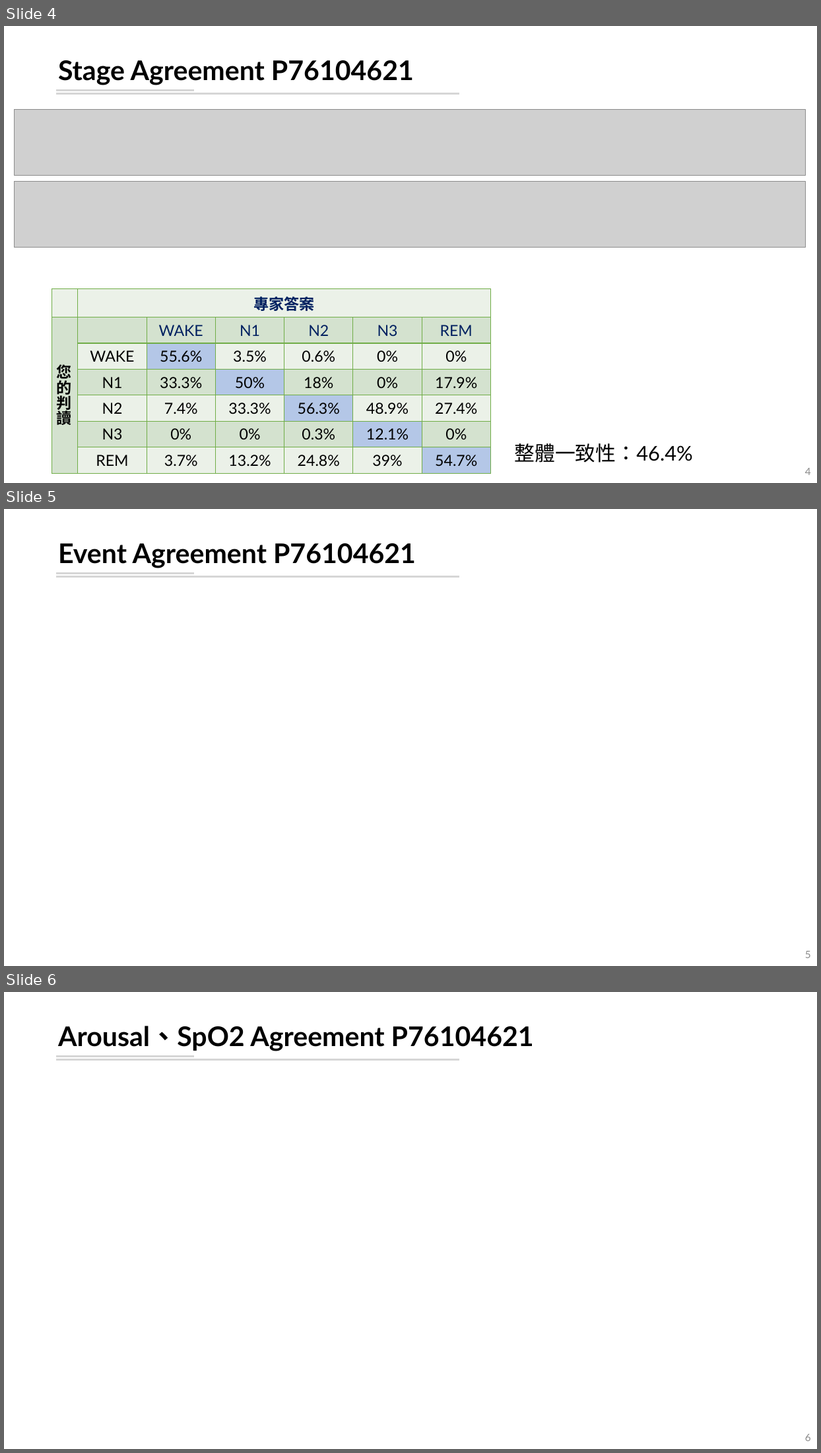
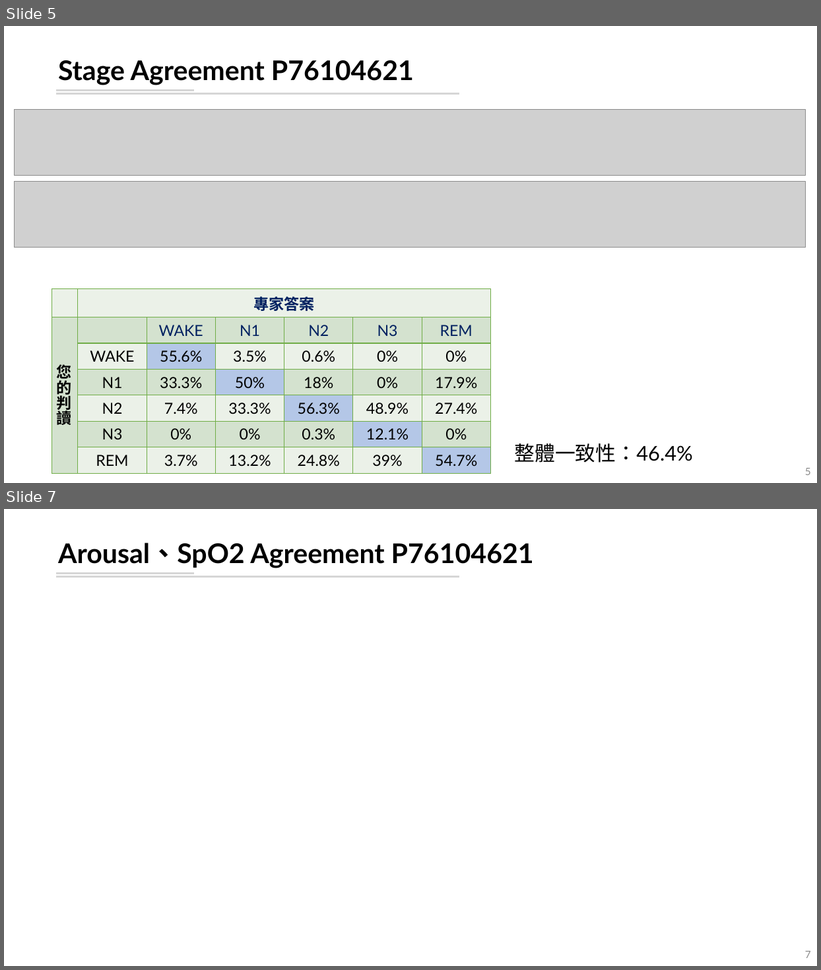
Before and after one commit to leooel97895750/sleepWorkShop, a slide deck: 碩一睡眠工作坊.pptx. Shown one above the other, each under a label of ours: slides 4, 5 and 6 before the commit, slides 5 and 7 after it; the slides between them are not shown. The pictures are 821x1453 and 821x970 pixels, drawn with LibreOffice and Linux fonts; fonts in the diff are those of the drawing; grey boxes stand for pictures. Boxes give left, top, right and bottom in pixels: in the first picture for what was removed or moved away, otherwise in the second. Text is boxed around its words. In the diff, an @@ line names an element or a change of style, - is before the commit and + after.

```diff
--- a/碩一睡眠工作坊.pptx
+++ b/碩一睡眠工作坊.pptx
@@ slide 5 removed at (4,509,817,966), background #FFFFFF; not listed: 2 template elements that a slide beside it also shows @@
@@ title removed at (58,543,416,568) @@
-Event Agreement P76104621
@@ page number removed at (805,951,811,958) @@
-5
@@ what was slide 4 is now slide 5 @@
@@ page number at (805,468,811,475): text changed @@
-4
+5
@@ what was slide 6 is now slide 7 @@
@@ page number at (805,951,811,958): text changed @@
-6
+7
```
Also in this commit, not shown: 1 slide changed, 9 slides added, 20 other files.
